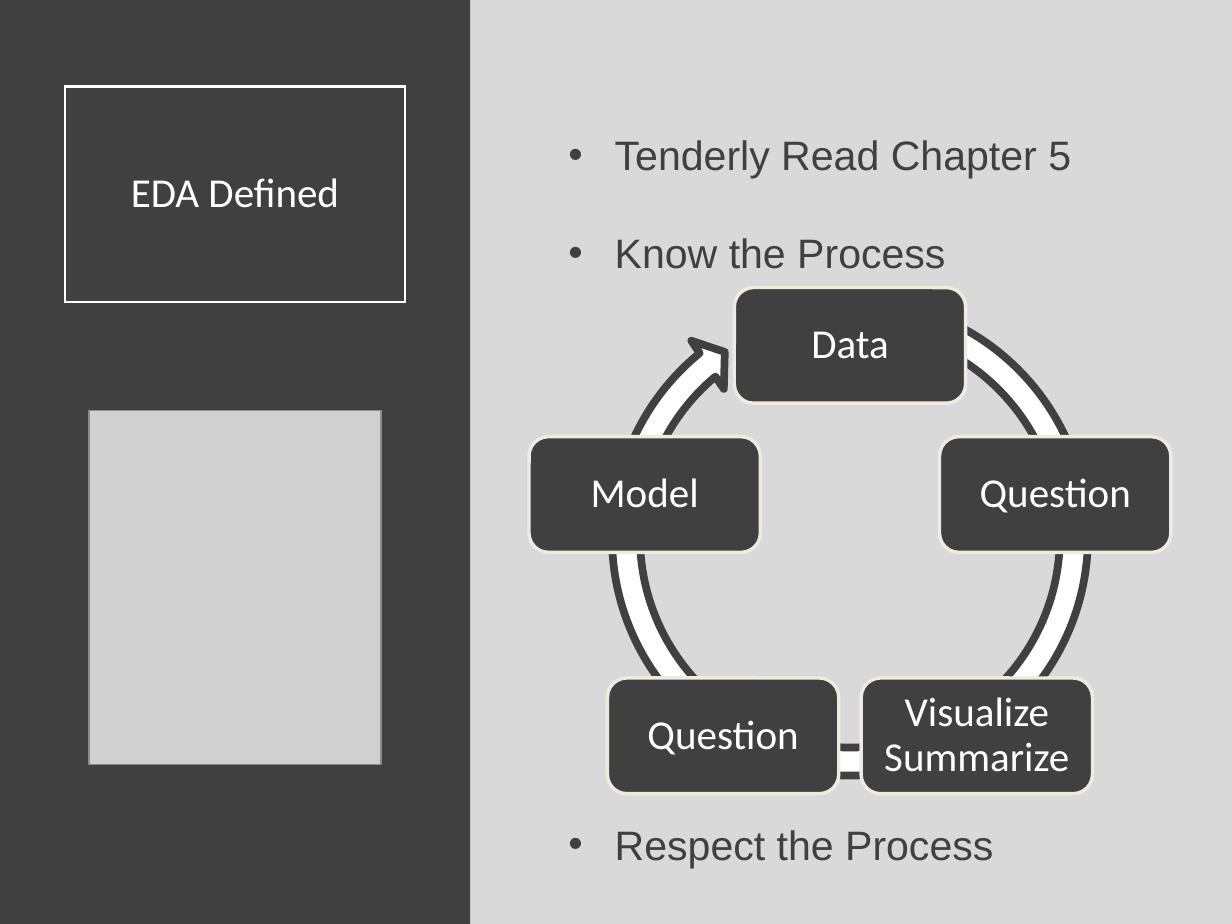
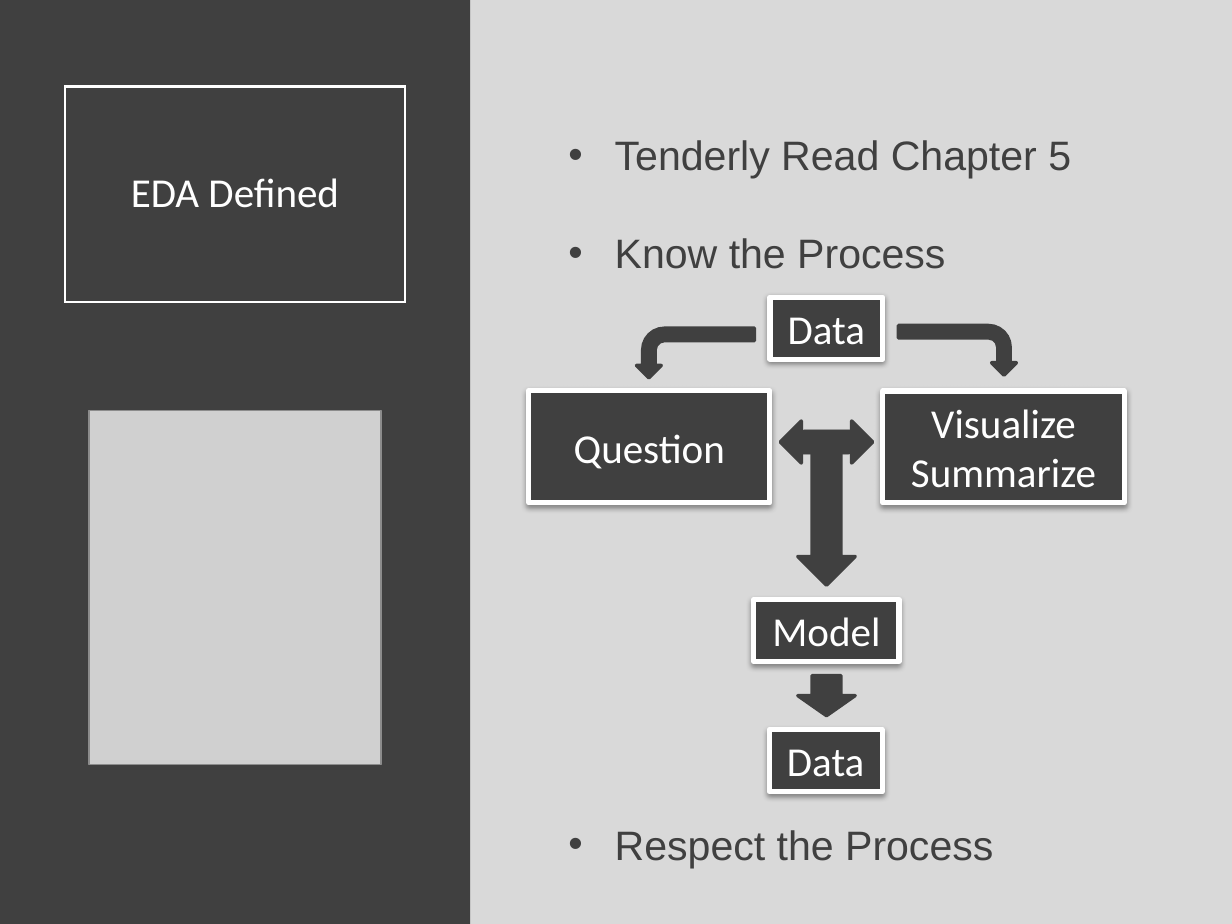
Before and after one commit to Yixf-Self/STOR320_WEBSITE, a slide deck: slide 2 of Lecture/Lecture 8/Lecture 8.pptx. Drawn at 1232x924 pixels with LibreOffice and Linux fonts; fonts in the diff are those of the drawing; grey boxes stand for pictures. Boxes give left, top, right and bottom in pixels: in the first picture for what was removed or moved away, otherwise in the second. Text is boxed around its words. In the diff, an @@ line names an element or a change of style, - is before the commit and + after.

Commit message:
Lecture 8 Commit

```diff
--- a/Lecture/Lecture 8/Lecture 8.pptx
+++ b/Lecture/Lecture 8/Lecture 8.pptx
@@ rectangle "Data": place and size @@
-rectangle "Data" at (811,331,888,359)
+rectangle "Data" at (770,297,883,359)
@@ bent arrow added at (636,329,754,378), fill #404040, outline #404040 2 pt @@
@@ bent arrow added at (898,325,1016,375), fill #404040, outline #404040 2 pt @@
@@ rectangle "Question": place and size @@
-rectangle "Question" at (980,478,1131,513)
+rectangle "Question" at (529,391,770,503)
@@ rectangle "Question" at (529,391,770,503): line spacing 0.9 to 1; less space between paragraphs; fill none to #404040; outline none to #FFFFFF 3 pt; shadow on @@
@@ rectangle "Visualize Summarize": place and size @@
-rectangle "Visualize Summarize" at (884,697,1069,772)
+rectangle "Visualize Summarize" at (883,391,1125,503)
@@ group removed at (529,285,1172,793): 5 rounded rectangles, 1 circular arrow, 1 text @@
-Question
@@ right arrow added at (780,421,849,463), fill #404040, outline #404040 2 pt @@
@@ right arrow added at (804,421,873,463), fill #404040, outline #404040 2 pt @@
@@ right arrow added at (798,453,856,586), fill #404040, outline #404040 2 pt @@
@@ line spacing 0.9 to 1; less space between paragraphs; vertical alignment middle to top; fill none to #404040; outline none to #FFFFFF 3 pt; shadow on in 3 elements at (770,297,883,359), (883,391,1125,503), (754,600,899,662) @@
@@ rectangle "Model": place and size @@
-rectangle "Model" at (591,478,699,508)
+rectangle "Model" at (754,600,899,662)
@@ right arrow added at (798,675,856,716), fill #404040, outline #404040 2 pt @@
@@ rectangle added at (769,729,882,791), fill #404040, outline #FFFFFF 3 pt, 24 pt, text #FFFFFF @@
+Data
```
Also in this commit, not shown: 5 other slides changed, 19 slides added, 1 slide removed, 7 other files.
